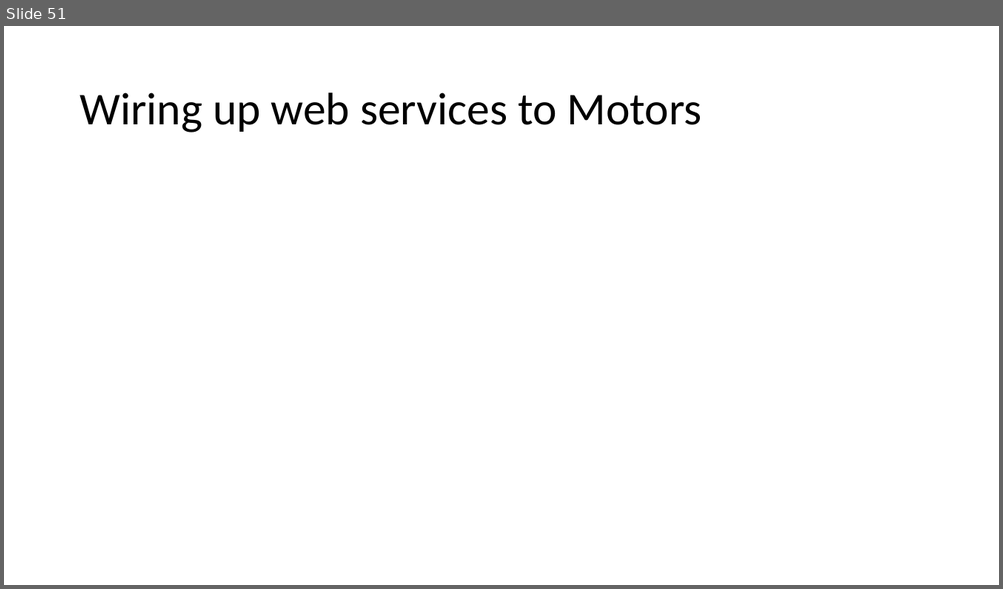
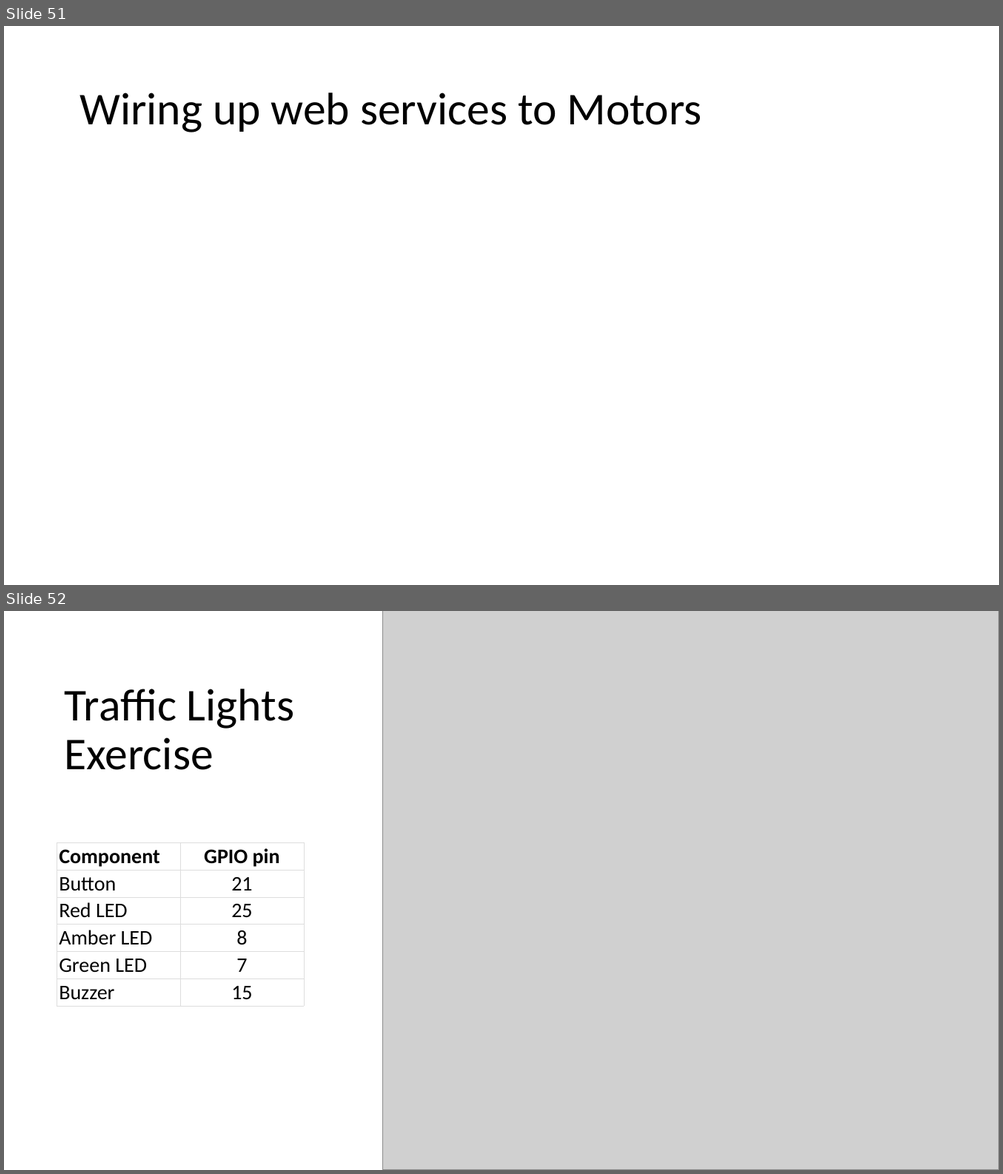
Before and after one commit to mluckenbill/philly-code-camp-2017-1, a slide deck: Philadelphia Code Camp.pptx. Shown one above the other, each under a label of ours: slide 51 before the commit, slides 51 and 52 after it. The pictures are 1003x589 and 1003x1174 pixels, drawn with LibreOffice and Linux fonts; fonts in the diff are those of the drawing; grey boxes stand for pictures. Boxes give left, top, right and bottom in pixels: in the first picture for what was removed or moved away, otherwise in the second. Text is boxed around its words. In the diff, an @@ line names an element or a change of style, - is before the commit and + after.

```diff
--- a/Philadelphia Code Camp.pptx
+++ b/Philadelphia Code Camp.pptx
@@ slide 52 added at box(4, 611, 999, 1170), background #FFFFFF @@
@@ picture added at box(382, 611, 999, 1170) @@
@@ title added at box(65, 689, 294, 770), 44 pt, text #000000 @@
+Traffic Lights
+Exercise
@@ table added at box(57, 843, 303, 1003), 6 rows, 2 columns @@
+Component | GPIO pin
+Button | 21
+Red LED | 25
+Amber LED | 8
+Green LED | 7
+Buzzer | 15
```
Also in this commit, not shown: 1 other slide added, 1 slide removed, 5 other files.
